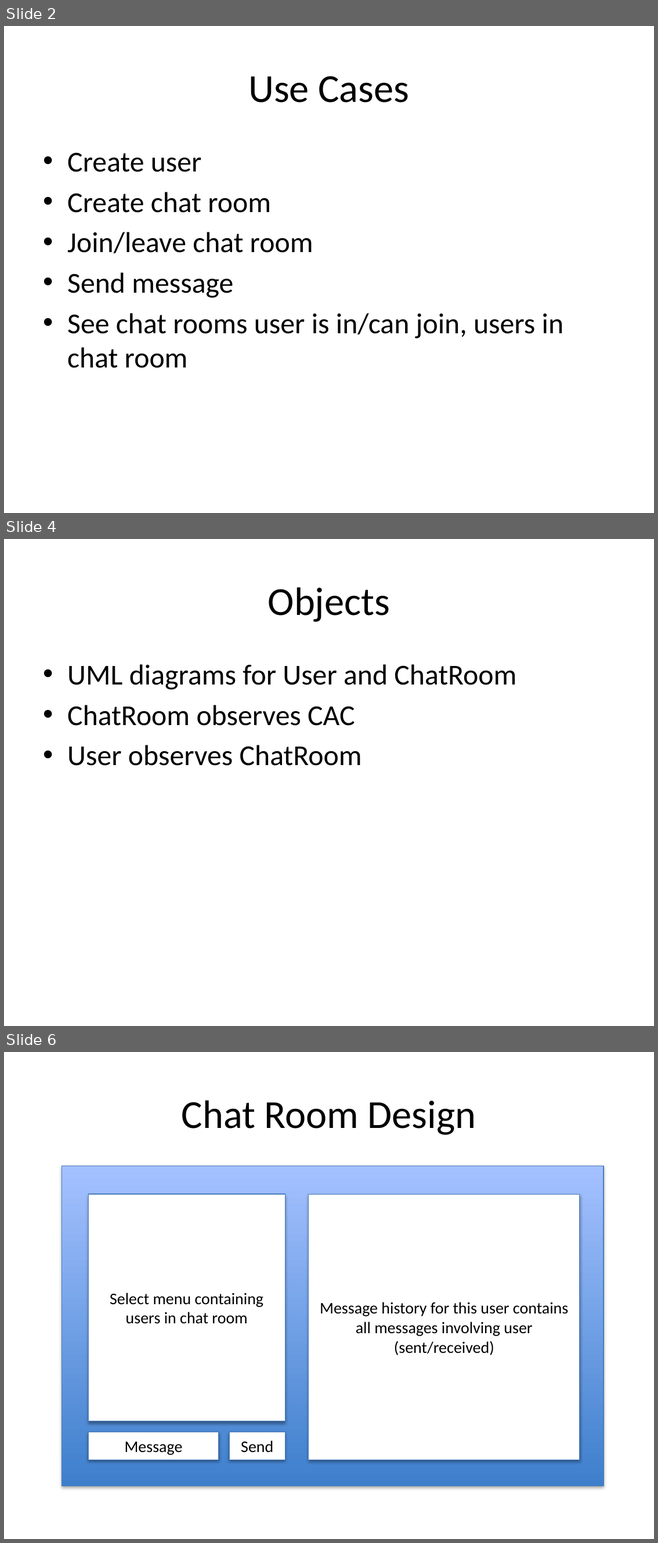
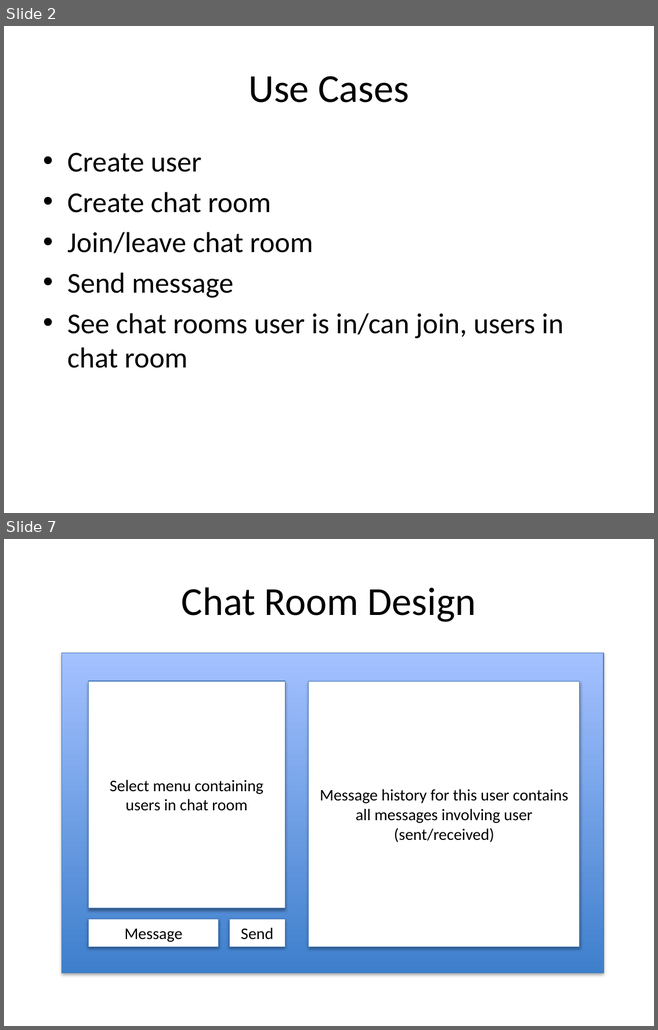
Before and after one commit to 11manu96/chat-app, a slide deck: src/main/resources/chat_app_presentation.pptx. Shown one above the other, each under a label of ours: slides 2, 4 and 6 before the commit, slides 2 and 7 after it; the slides between them are not shown. The pictures are 658x1543 and 658x1030 pixels, drawn with LibreOffice and Linux fonts; fonts in the diff are those of the drawing. Boxes give left, top, right and bottom in pixels: in the first picture for what was removed or moved away, otherwise in the second. Text is boxed around its words. In the diff, an @@ line names an element or a change of style, - is before the commit and + after.

```diff
--- a/src/main/resources/chat_app_presentation.pptx
+++ b/src/main/resources/chat_app_presentation.pptx
@@ slide 4 removed at (x1=4, y1=539, x2=654, y2=1026), background #FFFFFF @@
@@ title removed at (x1=268, y1=587, x2=390, y2=622) @@
-Objects
@@ text removed at (x1=67, y1=664, x2=516, y2=766) @@
-• UML diagrams for User and ChatRoom
-• ChatRoom observes CAC
-• User observes ChatRoom
@@ what was slide 6 is now slide 7 @@
```
Also in this commit, not shown: 1 slide changed, 4 slides added, 4 other slides removed, 1 other file.
